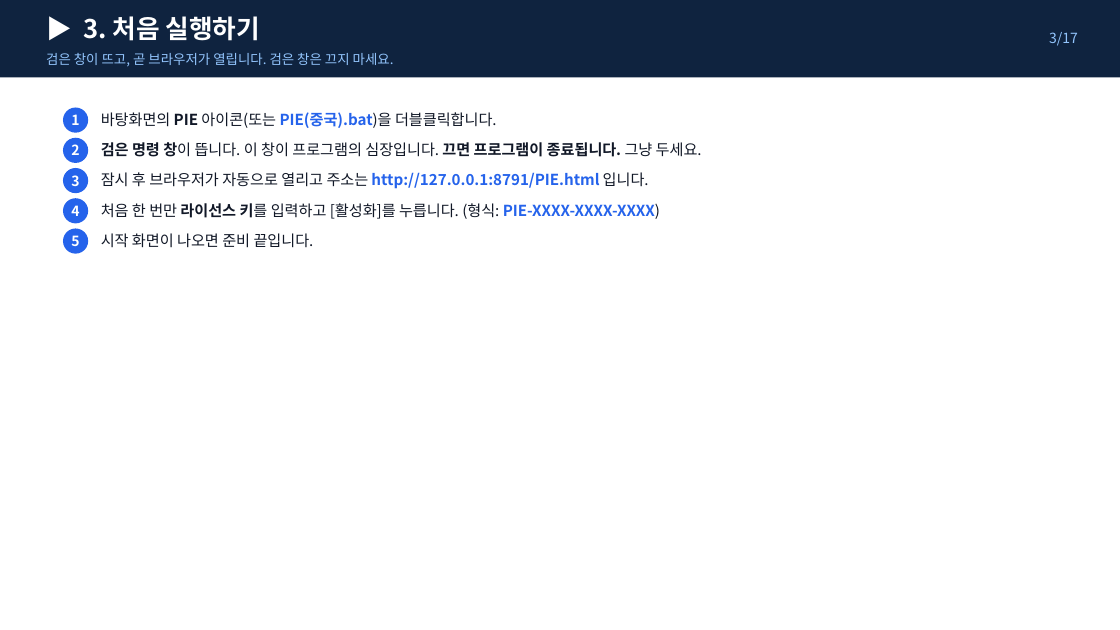
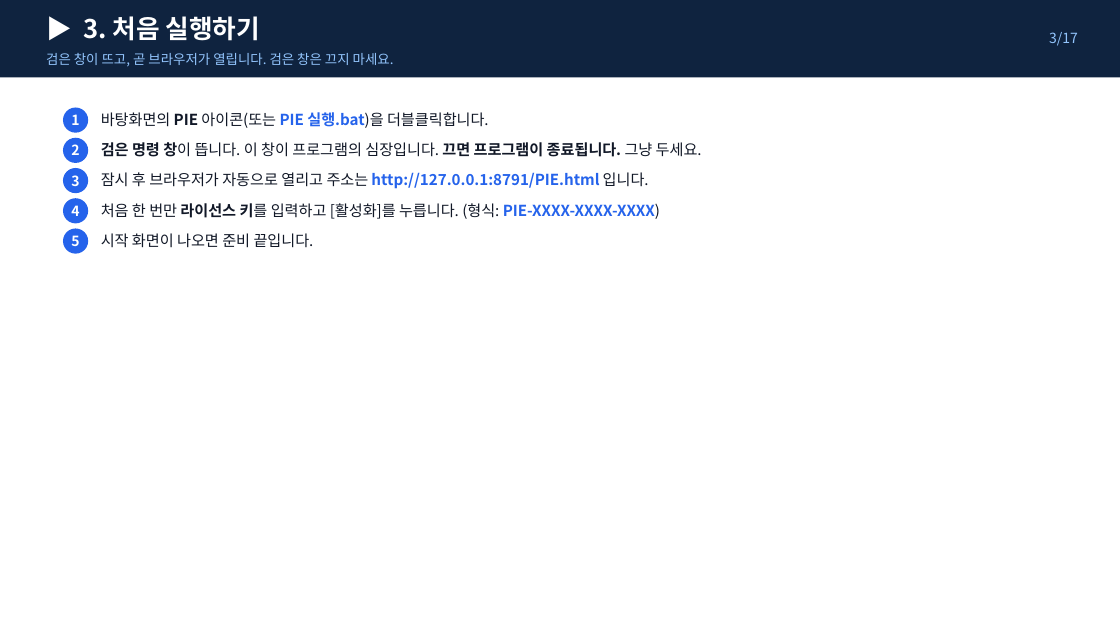
Before and after one commit to lovekhl83-stack/pie-work-analysis-cn, a slide deck: slide 6 of PIE_가이드_한국어.pptx. Drawn at 1120x630 pixels with LibreOffice and Linux fonts; fonts in the diff are those of the drawing. Boxes give left, top, right and bottom in pixels: in the first picture for what was removed or moved away, otherwise in the second. Text is boxed around its words. In the diff, an @@ line names an element or a change of style, - is before the commit and + after.

```diff
--- a/PIE_가이드_한국어.pptx
+++ b/PIE_가이드_한국어.pptx
@@ text at bbox=[101, 112, 489, 128]: text changed @@
-바탕화면의 PIE 아이콘(또는 PIE(중국).bat)을 더블클릭합니다.
+바탕화면의 PIE 아이콘(또는 PIE 실행.bat)을 더블클릭합니다.
```
Also in this commit, not shown: 2 other slides changed, 13 other files.
